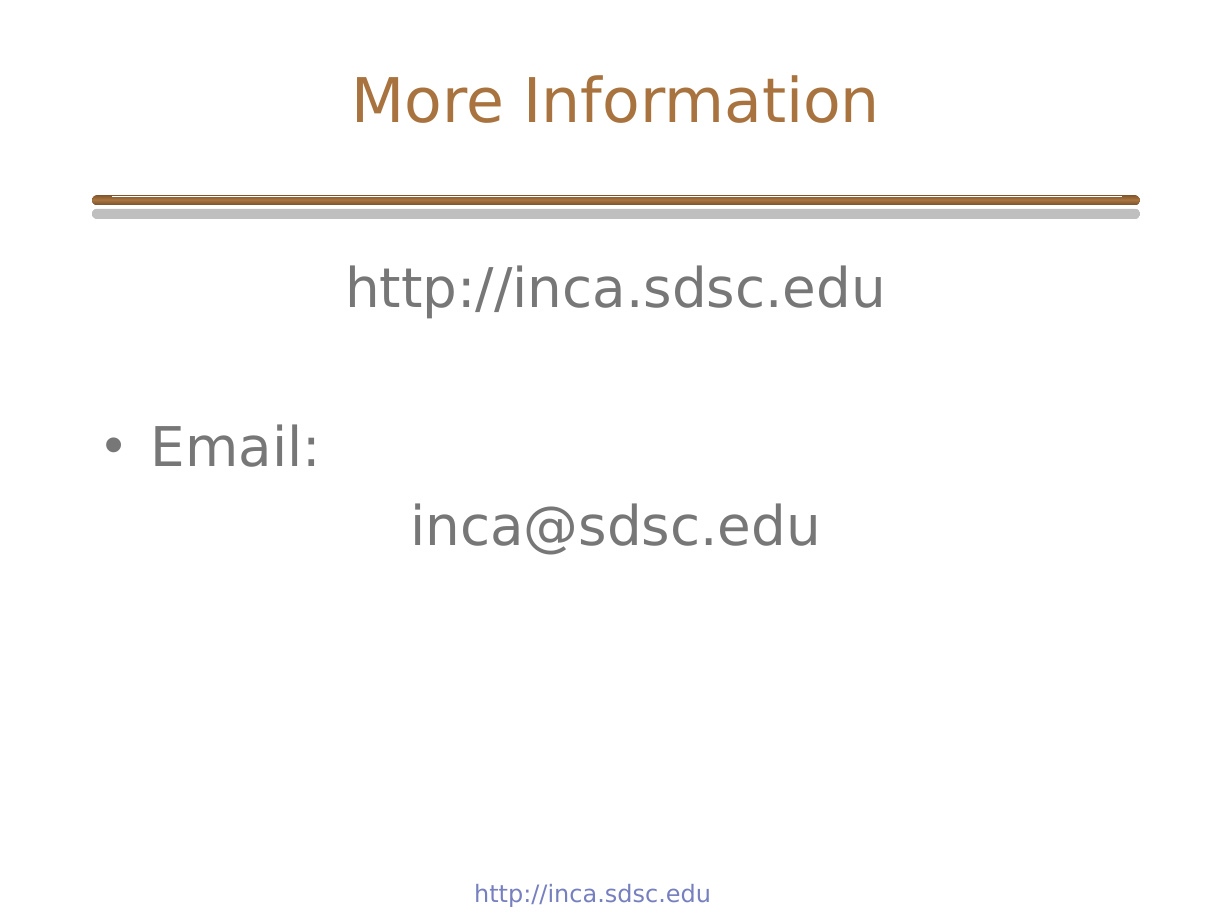
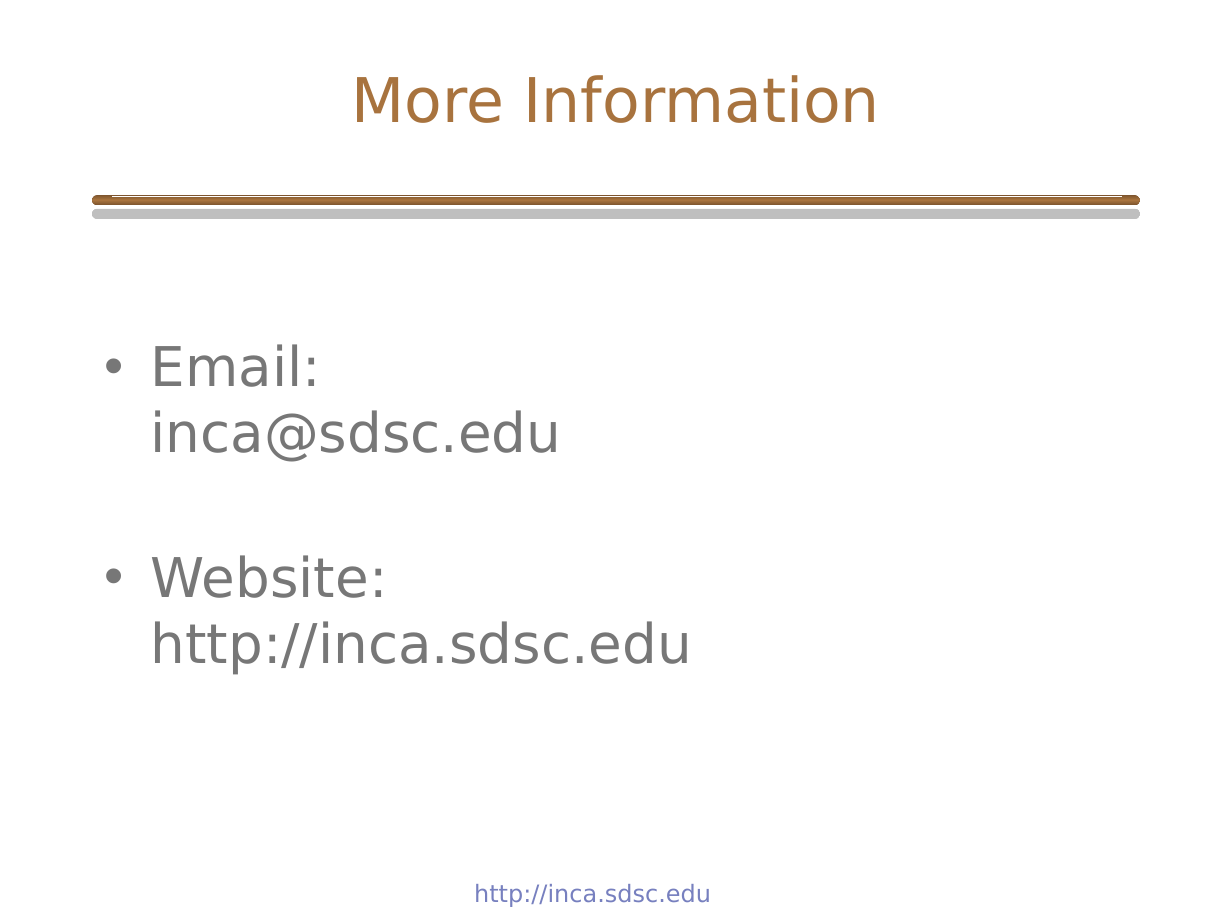
Before and after one commit to IncaProject/inca-xsede, a slide deck: slide 24 of talks/inca_sc05.ppt (slide 22 before the commit). Drawn at 1232x924 pixels with LibreOffice and Linux fonts; fonts in the diff are those of the drawing; background and template pictures are left out. Boxes give left, top, right and bottom in pixels: in the first picture for what was removed or moved away, otherwise in the second. Text is boxed around its words. In the diff, an @@ line names an element or a change of style, - is before the commit and + after.

```diff
--- a/talks/inca_sc05.ppt
+++ b/talks/inca_sc05.ppt
@@ text at <box>151,344,692,675</box>: text changed @@
-http://inca.sdsc.edu
-• Email:
-inca@sdsc.edu
+• Email:
+  inca@sdsc.edu
+• Website:
+  http://inca.sdsc.edu
```
Also in this commit, not shown: 11 other slides changed, 2 slides added.
